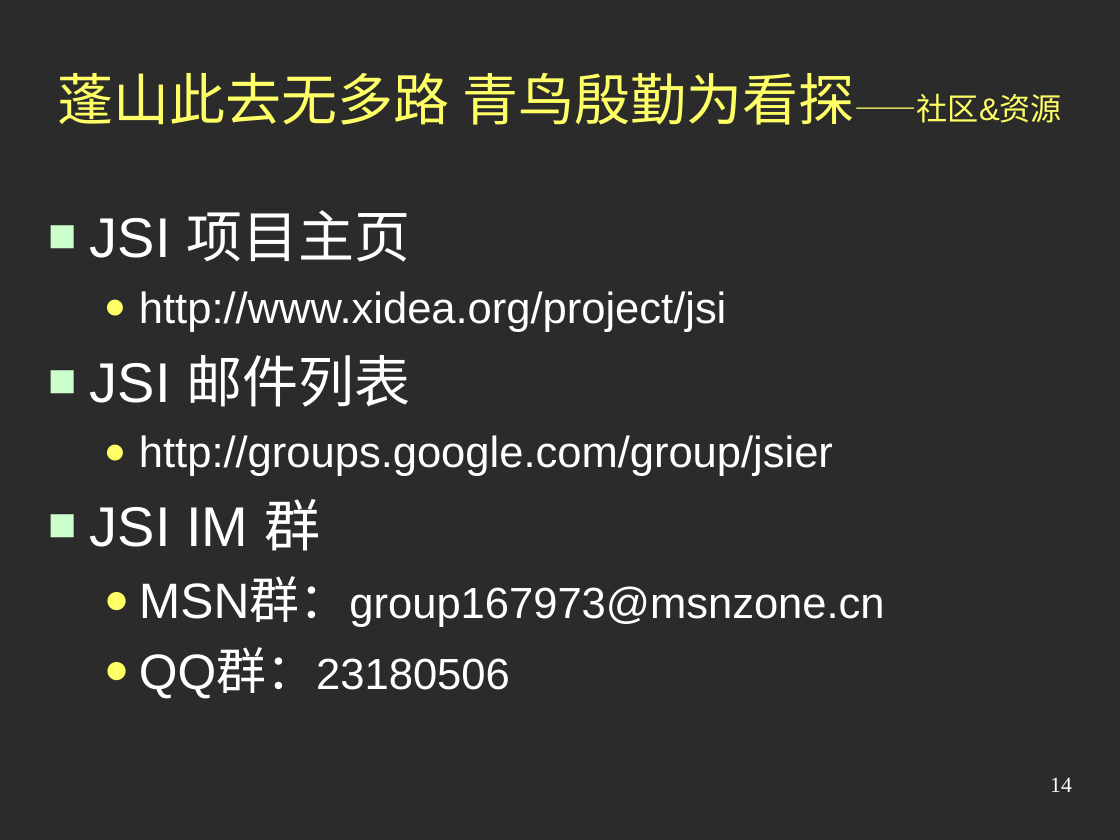
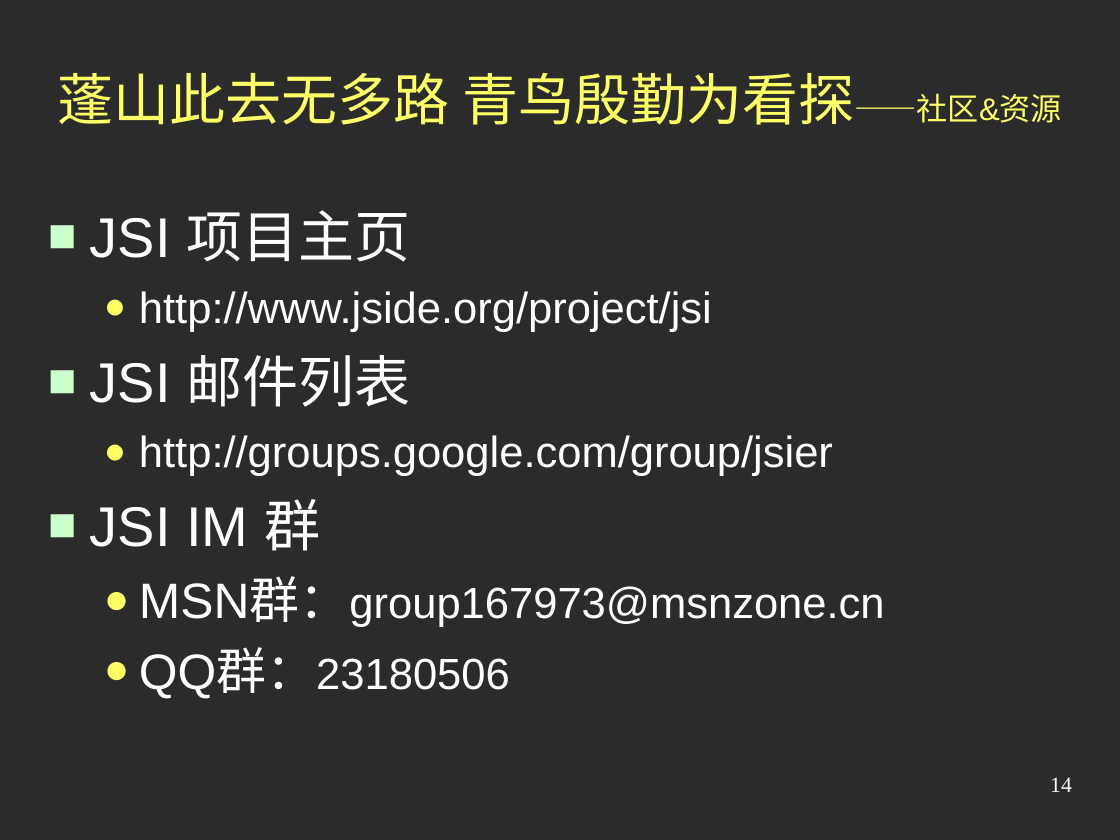
Before and after one commit to jindw/jsi, a slide deck: slide 14 of trunk/JSI2/web/doc/Preview2.ppt. Drawn at 1120x840 pixels with LibreOffice and Linux fonts; fonts in the diff are those of the drawing; background and template pictures are left out; a plain dark background stands for a picture behind light text. Boxes give left, top, right and bottom in pixels: in the first picture for what was removed or moved away, otherwise in the second. Text is boxed around its words. In the diff, an @@ line names an element or a change of style, - is before the commit and + after.

```diff
--- a/trunk/JSI2/web/doc/Preview2.ppt
+++ b/trunk/JSI2/web/doc/Preview2.ppt
@@ text at (139, 291, 712, 332): text changed @@
-  ● http://www.xidea.org/project/jsi
+  ● http://www.jside.org/project/jsi
```
Also in this commit, not shown: 5 other slides changed, 5 other files.
